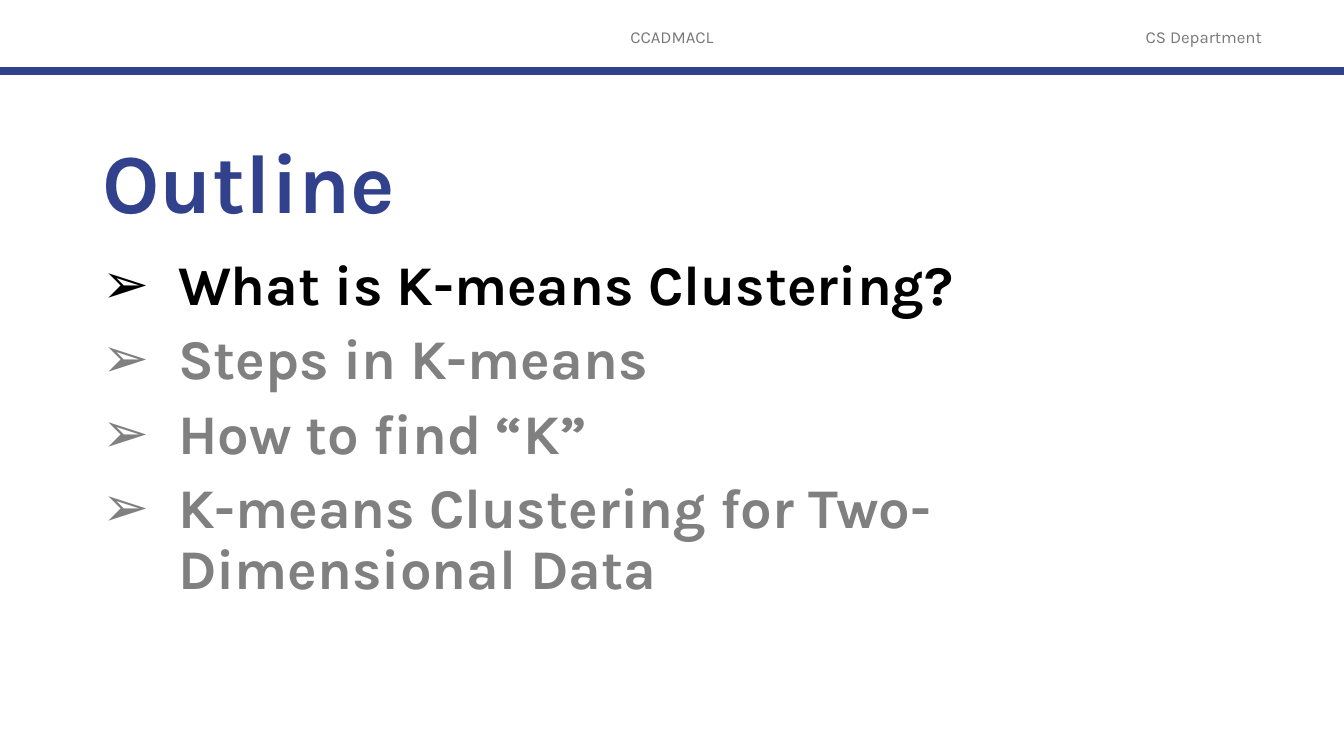
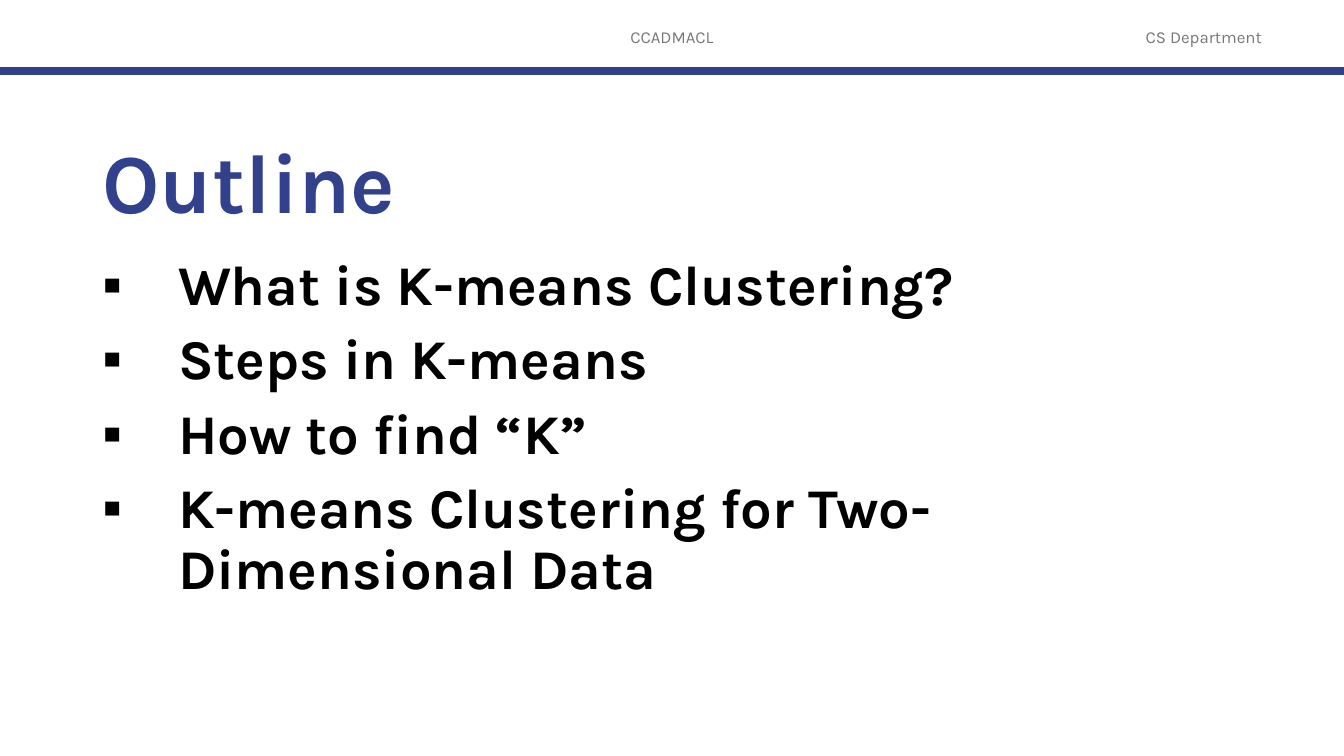
Before and after one commit to robitussin/CCADMACL, a slide deck: slide 2 of 4 - K-Means Algorithm/K-Means Clustering (new).pptx. Drawn at 1344x756 pixels with LibreOffice and Linux fonts; fonts in the diff are those of the drawing; background and template pictures are left out. Boxes give left, top, right and bottom in pixels: in the first picture for what was removed or moved away, otherwise in the second. Text is boxed around its words. In the diff, an @@ line names an element or a change of style, - is before the commit and + after.

```diff
--- a/4 - K-Means Algorithm/K-Means Clustering (new).pptx
+++ b/4 - K-Means Algorithm/K-Means Clustering (new).pptx
@@ text "What is K-means Clustering?" at bbox=[178, 265, 953, 590]: text colour #808080 to #000000 in "Steps in K-means", "How to find “K”", "K-means Clustering for Two-Dimensional Data"; bullet ➢ to ▪ @@
```
Also in this commit, not shown: 26 other slides changed, 3 slides added, 1 slide removed, 1 other file.
